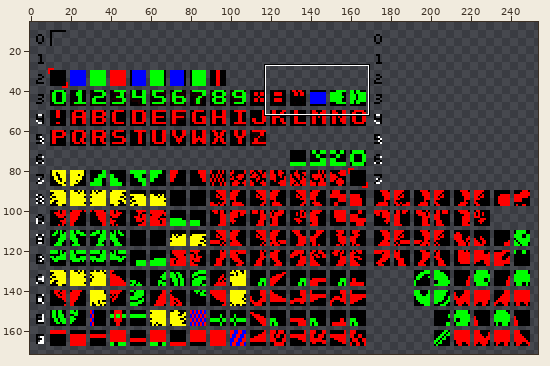
Sprite sheet: SpriteRotate/newtiles.png. Above: a wide view before the commit, with the close-up outlined.
Close-up. Old version:
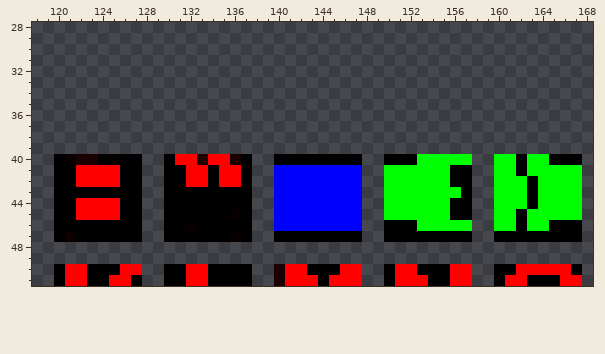
The file is 258x178 pixels. Pixels under 10% opacity are left out. Colours within 5 levels of each other are drawn and written as one. Shown: x 118..168, y 28..51. The wide view leaves out empty margins.
After:
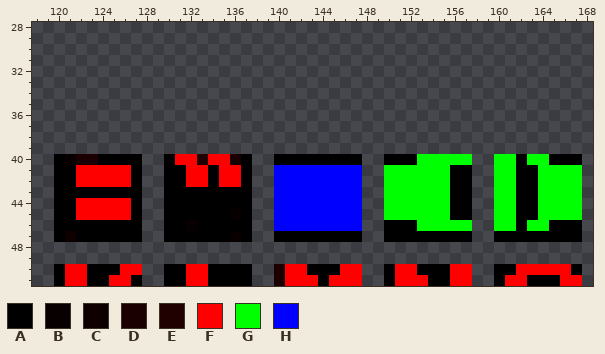
Palette (. is transparent): A #000000  B #080000  C #0f0000  D #1a0000  E #210000  F #ff0000  G #00ff00  H #0000ff
From old to new:
@@ x 118..168 @@
 40 ..ABDDAAAA..AFFEFFDA..AAAAAAAA..AAAGGGGG..GGAGGAAA.
-41 ..AAFFFFAA..AAFFAFFA..HHHHHHHH..GGGGGGAA..GGAGGGGG.
-42 ..AAFFFFAA..AAFFAFFA..HHHHHHHH..GGGGGGAA..GGGAGGGG.
-43 ..AAAAAAAA..AAAAAAAA..HHHHHHHH..GGGGGGGA..GGGAGGGG.
-44 ..AAFFFFAA..AAAAAAAA..HHHHHHHH..GGGGGGAA..GGGAGGGG.
-45 ..AAFFFFAA..AAAAAABA..HHHHHHHH..GGGGGGAA..GGAGGGGG.
+41 ..AAFFFFFA..AAFFAFFA..HHHHHHHH..GGGGGGAA..GGAAGGGG.
+42 ..AAFFFFFA..AAFFAFFA..HHHHHHHH..GGGGGGAA..GGAAGGGG.
+43 ..AAAAAAAA..AAAAAAAA..HHHHHHHH..GGGGGGAA..GGAAGGGG.
+44 ..AAFFFFFA..AAAAAAAA..HHHHHHHH..GGGGGGAA..GGAAGGGG.
+45 ..AAFFFFFA..AAAAAABA..HHHHHHHH..GGGGGGAA..GGAAGGGG.
 46 ..AAAAAAAA..AABAAAAA..HHHHHHHH..AAAGGGGG..GGAGGAAA.
